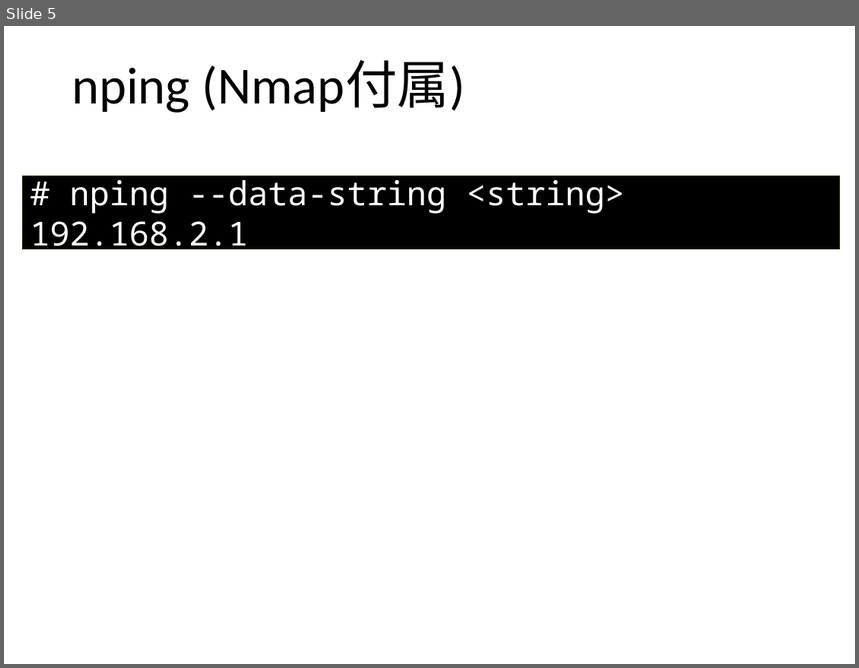
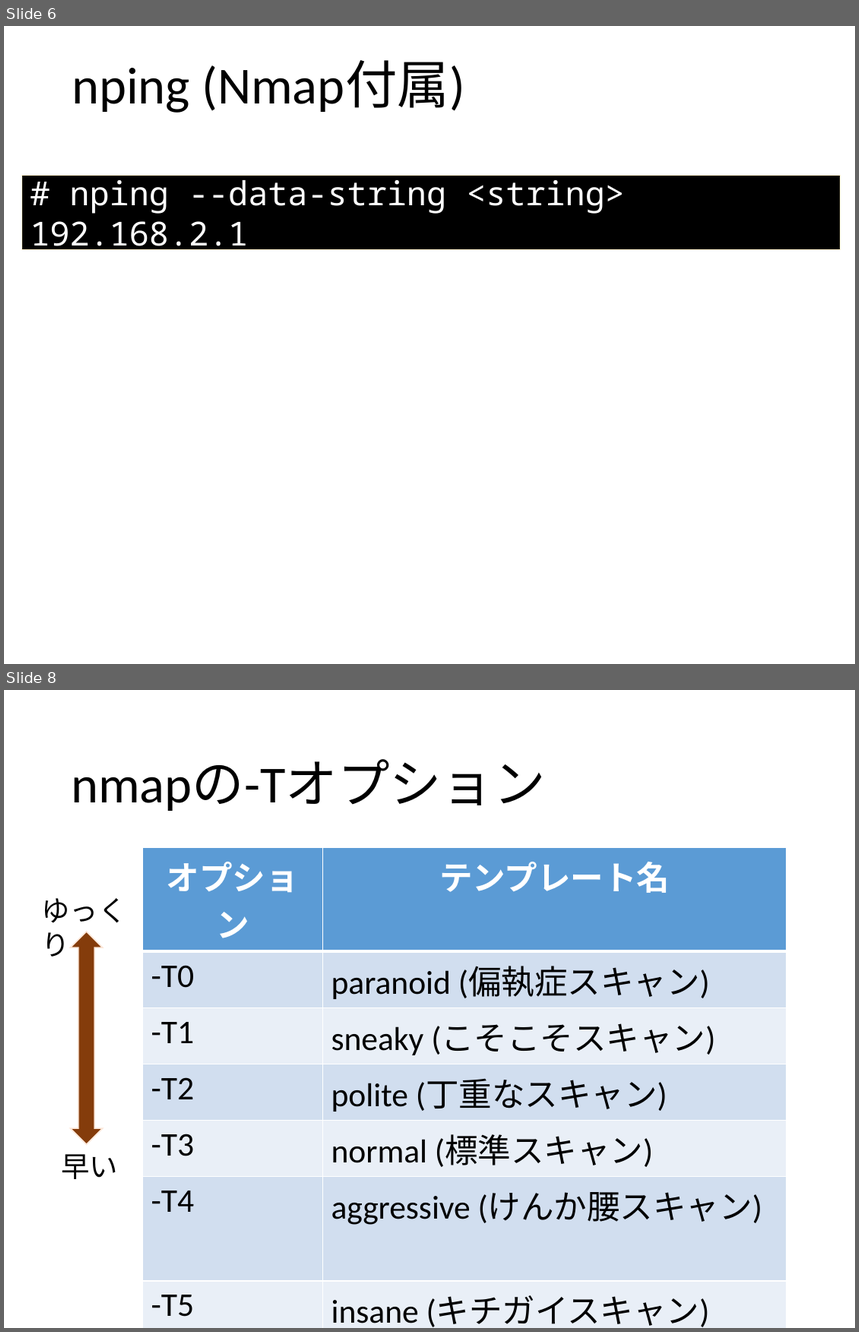
Before and after one commit to ozuma/sumida_sec, a slide deck: 2015-no.2/ppt/00_ozuma.pptx. Shown one above the other, each under a label of ours: slide 5 before the commit, slides 6 and 8 after it; the slides between them are not shown. The pictures are 859x668 and 859x1332 pixels, drawn with LibreOffice and Linux fonts; fonts in the diff are those of the drawing. Boxes give left, top, right and bottom in pixels: in the first picture for what was removed or moved away, otherwise in the second. Text is boxed around its words. In the diff, an @@ line names an element or a change of style, - is before the commit and + after.

Commit message:
nmapのスキャンモードをスライドに追加

```diff
--- a/2015-no.2/ppt/00_ozuma.pptx
+++ b/2015-no.2/ppt/00_ozuma.pptx
@@ slide 8 added at (4,690,855,1328), background #FFFFFF @@
@@ title added at (71,759,546,811), 44 pt, text #000000 @@
+nmapの-Tオプション
@@ table added at (143,847,787,1328), 7 rows, 2 columns @@
+オプション | テンプレート名
+-T0 | paranoid (偏執症スキャン)
+-T1 | sneaky (こそこそスキャン)
+-T2 | polite (丁重なスキャン)
+-T3 | normal (標準スキャン)
+-T4 | aggressive (けんか腰スキャン)
+-T5 | insane (キチガイスキャン)
@@ text added at (41,898,126,957), 24 pt, text #000000 @@
+ゆっくり
@@ up down arrow added at (70,932,103,1144), fill #843C0B, outline #FBE5D6 1 pt @@
@@ text added at (61,1154,118,1179), 24 pt, text #000000 @@
+早い
@@ what was slide 5 is now slide 6 @@
```
Also in this commit, not shown: 2 slides changed, 4 other slides added, 2 other files.
